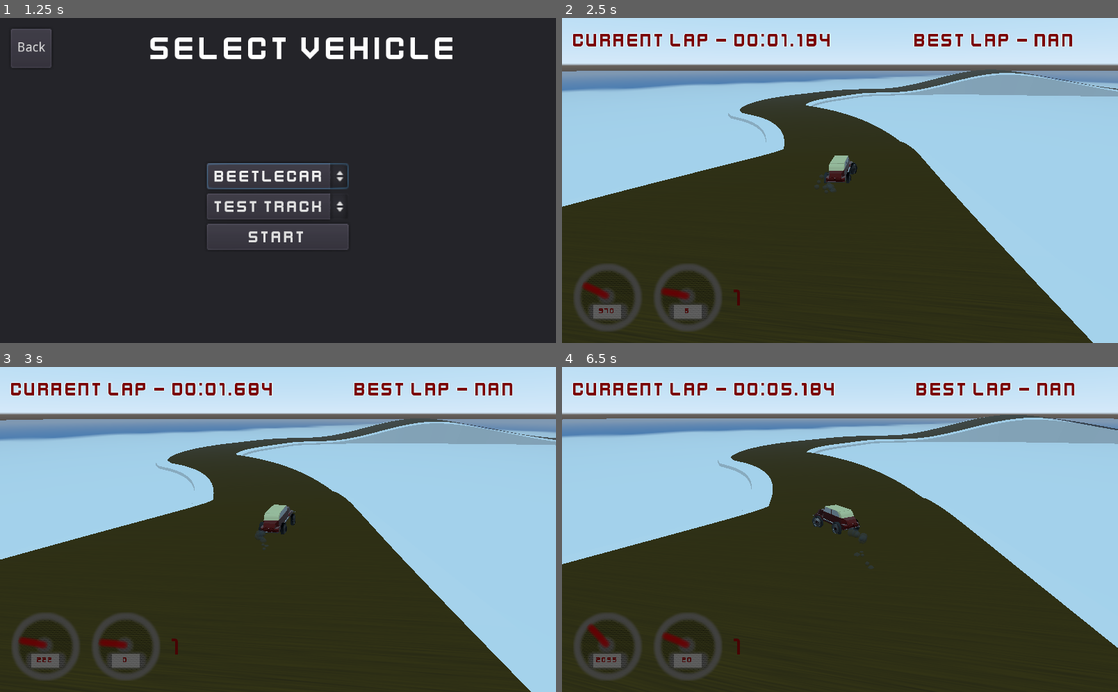
Above: before the commit, frames 1-4 (two rows, left to right).
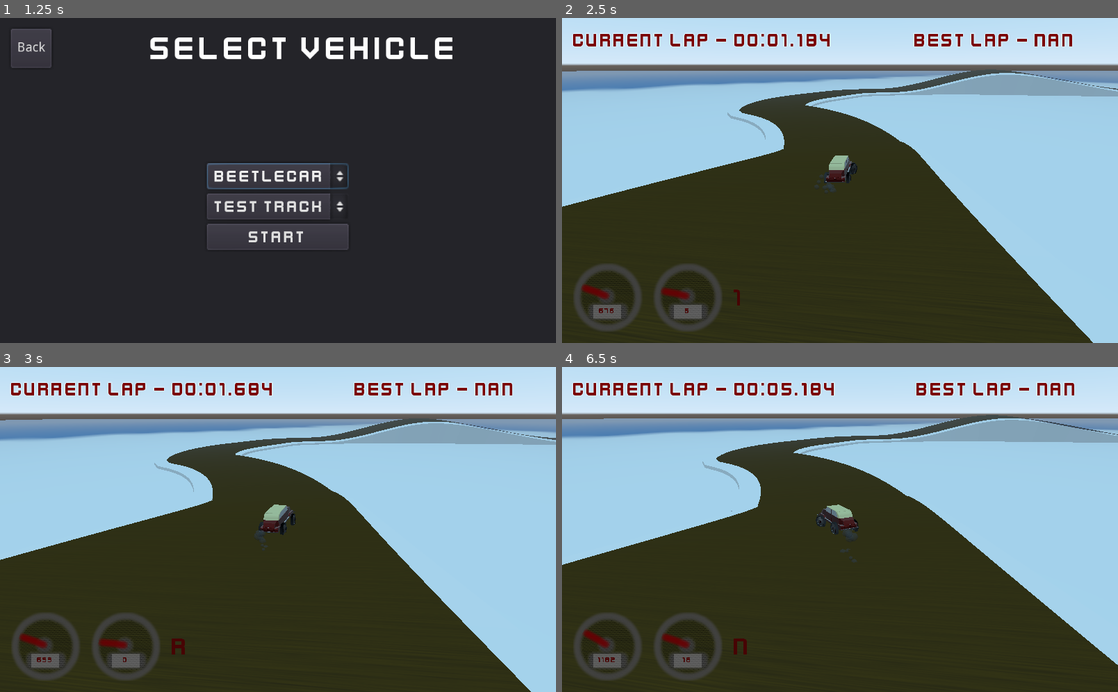
Above: after the commit, the same moments.

Repository: esensar/bugged-racing
Game: Godot game, scene res://menu/main_menu.tscn
Two runs of this game, one before a commit and one after it. Both use one fixed random seed, a clock stepped at 60 frames per second and the inputs below. The engine's default icon, where the game draws it, is replaced by a stand-in: a white triangle on a blue panel in a dark square.
Inputs:
- Up to frame 1 (1.25 s): click "Start" at 0.5 s
- Up to frame 2 (2.5 s): click "Start" at 1.25 s; hold D (steer_right) from 2.03 s (still down); hold C (clutch) from 2.03 s (still down); tap W (throttle) at 2.3 s
- Up to frame 3 (3 s): release D (steer_right) at 2.78 s; release C (clutch) at 2.78 s; hold S (brake) from 2.78 s (still down); tap W (throttle) at 2.85 s
- Up to frame 4 (6.5 s): tap C (clutch) at 3.05, 4.55, 6.05 s; release S (brake) at 3.53 s; hold D (steer_right) 3.53-4.28 s; hold C (clutch) 3.53-4.28 s; tap W (throttle) at 3.8, 4.35, 5.3, 5.85 s; hold Shift (gear_up) 4.28-5.03 s; hold C (clutch) 5.03-5.78 s; hold A (steer_left) from 5.03 s (still down)

Frame 1 is identical in both runs. In frame 2, less than 0.1% of the frame differs, in the area x 3-95%, y 17-99%; in frame 3, 0.4%; in frame 4, 4.3%, in the area x 0-100%, y 14-92%.

Commit message:
Add automatic transmission mode

Diff:
--- a/settings/GlobalSettings.gd
+++ b/settings/GlobalSettings.gd
@@ -2,4 +2,4 @@
 
 var debug: bool = false
 var auto_clutch: bool = false
-var automatic_transmission: bool = false
+var automatic_transmission: bool = true
--- a/vehicles/vehicle.gd
+++ b/vehicles/vehicle.gd
@@ -28,6 +28,9 @@
 export(Curve) var power_curve = null
 export(Curve) var sound_curve = null
 
+export(float) var automatic_gear_up_threshold = 0.8
+export(float) var automatic_gear_down_threshold = 0.3
+
 var clutch_position: float = 0.0
 var rpm = 0
 var gear = 1
@@ -81,17 +84,25 @@
 func _handle_gear_switch(delta: float):
 	if gear_timer > 0:
 		gear_timer = max(0, gear_timer - delta)
-	if clutch_position > 0.8 or GlobalSettings.auto_clutch:
+	if clutch_position > 0.8 or GlobalSettings.auto_clutch or GlobalSettings.automatic_transmission:
 		if Input.is_action_just_pressed("gear_up"):
-			if gear + 1 <= gear_ratios.size():
-				gear += 1
-				gear_timer = gear_switch_time * (2 - clutch_position)
-				emit_signal("gear_updated", gear)
+			_gear_up()
 		if Input.is_action_just_pressed("gear_down"):
-			if gear - 1 >= -1:
-				gear -= 1
-				gear_timer = gear_switch_time * (2 - clutch_position)
-				emit_signal("gear_updated", gear)
+			_gear_down()
+
+
+func _gear_up():
+	if gear + 1 <= gear_ratios.size():
+		gear += 1
+		gear_timer = gear_switch_time * (2 - clutch_position)
+		emit_signal("gear_updated", gear)
+
+
+func _gear_down():
+	if gear - 1 >= -1:
+		gear -= 1
+		gear_timer = gear_switch_time * (2 - clutch_position)
+		emit_signal("gear_updated", gear)
 
 
 func _has_traction():
@@ -123,14 +134,27 @@
 	clutch_position = Input.get_action_strength("clutch")
 	_handle_gear_switch(delta)
 	var throttle = Input.get_action_strength("throttle")
-	if GlobalSettings.auto_clutch:
+	var brake_input = Input.get_action_strength("brake")
+
+	var wheel_rpm = traction_wheels[0].get_rpm()
+	var speed = wheel_rpm * 2.0 * PI * rrwheel.wheel_radius / 60.0 * 3600.0 / 1000.0
+
+	if GlobalSettings.automatic_transmission and gear == -1:
+		var swap = throttle
+		throttle = brake_input
+		brake_input = swap
+
+	if GlobalSettings.automatic_transmission and speed >= 0 and speed < 1 and gear == 1 and brake_input > 0.1:
+		_gear_down()
+		_gear_down()
+
+	if GlobalSettings.auto_clutch or GlobalSettings.automatic_transmission:
 		clutch_position = 1 - min(rpm, 900) / 900.0
 
 	if gear_timer > 0:
 		clutch_position = 1
 		throttle = 0
 
-	var wheel_rpm = traction_wheels[0].get_rpm()
 	var final_rpm = abs(wheel_rpm) * final_drive
 	var transmission_rpm = final_rpm * abs(_get_gear_ratio())
 
@@ -154,14 +178,19 @@
 
 	var final_input = transmission_input * final_drive
 
-	brake = Input.get_action_strength("brake") * max_brake_force
+	brake = brake_input * max_brake_force
 	engine_force = throttle * final_input * max_engine_force
 
 	var handbrake = Input.get_action_strength("handbrake")
 	rrwheel.brake = handbrake * max_brake_force
 	rlwheel.brake = handbrake * max_brake_force
 
-	var speed = wheel_rpm * 2.0 * PI * rrwheel.wheel_radius / 60.0 * 3600.0 / 1000.0
+	if GlobalSettings.automatic_transmission and rpm_factor > automatic_gear_up_threshold:
+		_gear_up()
+	elif GlobalSettings.automatic_transmission and rpm_factor < automatic_gear_down_threshold:
+		if gear > 1:
+			_gear_down()
+
 	emit_signal("speed_updated", speed, speed / expected_max_speed)
 	emit_signal("rpm_updated", rpm, rpm_factor)
 
